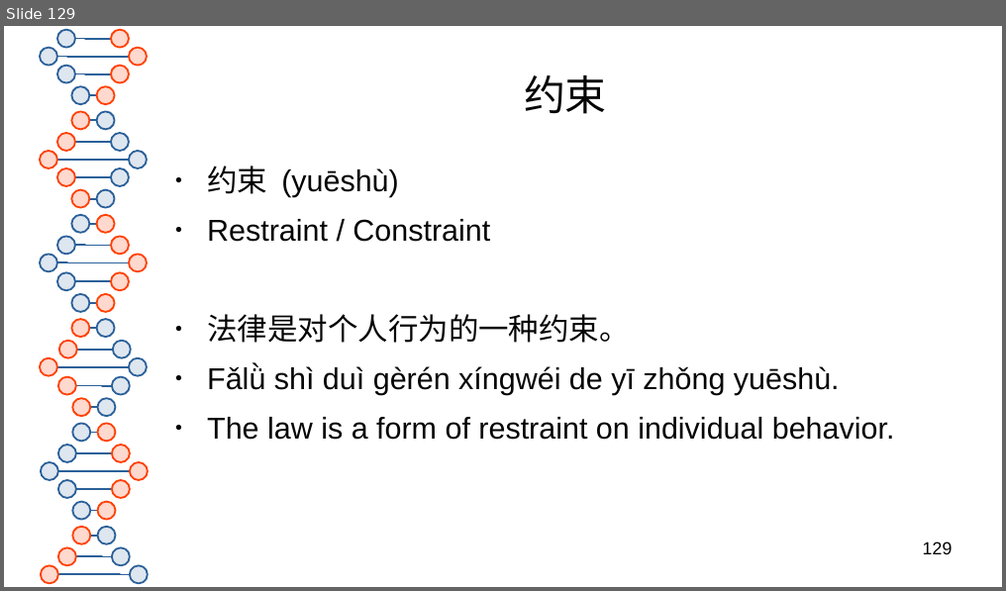
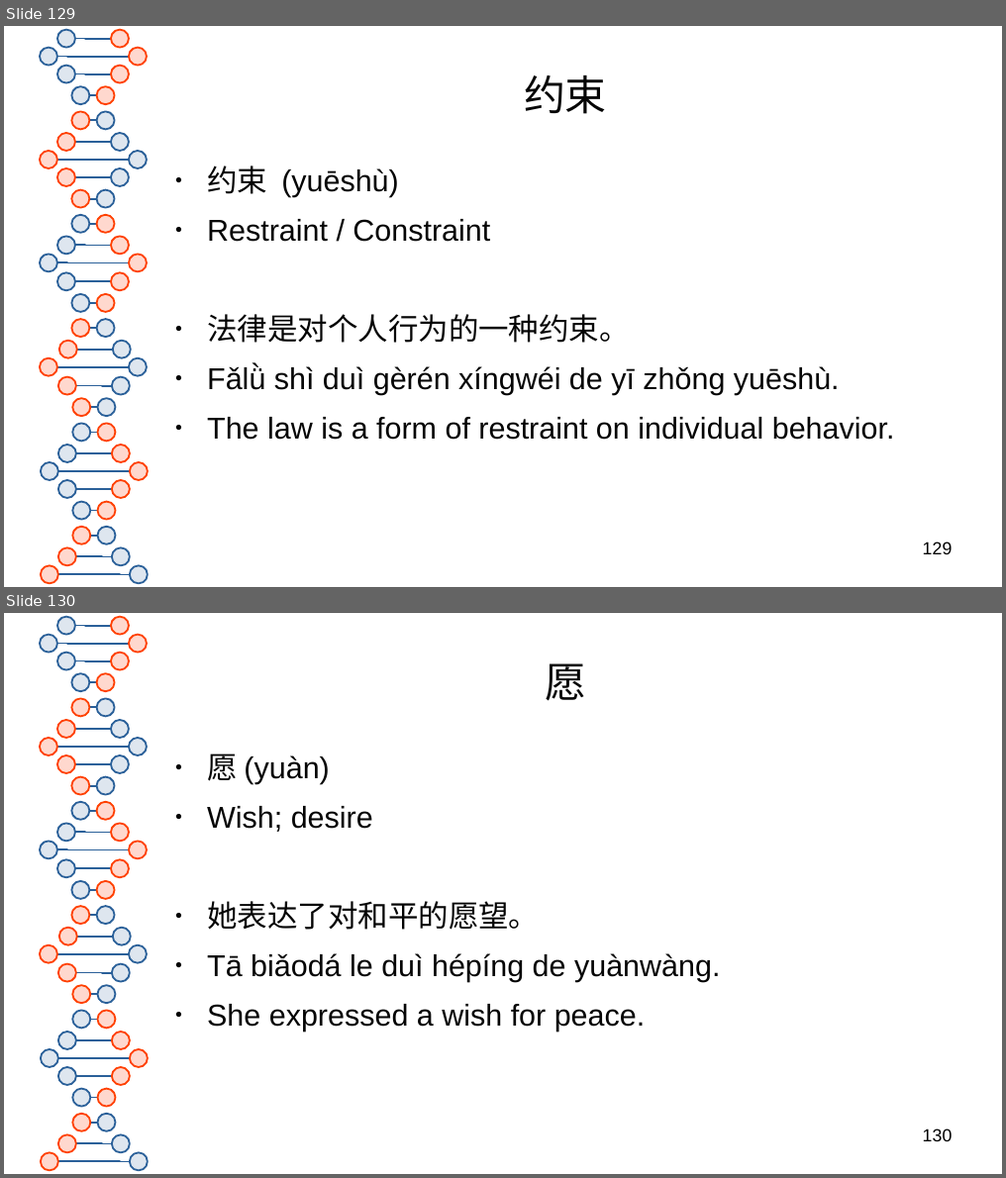
Before and after one commit to 23x41/HSK3.0, a slide deck: HSK 3.0 Level 5.odp. Shown one above the other, each under a label of ours: slide 129 before the commit, slides 129 and 130 after it. The pictures are 1006x591 and 1006x1178 pixels, drawn with LibreOffice and Linux fonts; fonts in the diff are those of the drawing. Boxes give left, top, right and bottom in pixels: in the first picture for what was removed or moved away, otherwise in the second. Text is boxed around its words. In the diff, an @@ line names an element or a change of style, - is before the commit and + after.

```diff
--- a/HSK 3.0 Level 5.odp
+++ b/HSK 3.0 Level 5.odp
@@ slide 130 added at bbox=[4, 613, 1002, 1174], background #FFFFFF; not listed: 81 template elements that a slide beside it also shows @@
@@ title added at bbox=[545, 663, 586, 701], 33 pt, text #050505 @@
+愿
@@ text added at bbox=[207, 754, 720, 1032], 24 pt, text #050505 @@
+● 愿 (yuàn)
+● Wish; desire
+● 她表达了对和平的愿望。
+● Tā biǎodá le duì hépíng de yuànwàng.
+● She expressed a wish for peace.
@@ page number added at bbox=[923, 1129, 952, 1142], 14 pt, text #000000 @@
+130
```
Also in this commit, not shown: 71 other slides added, 1 other file.
